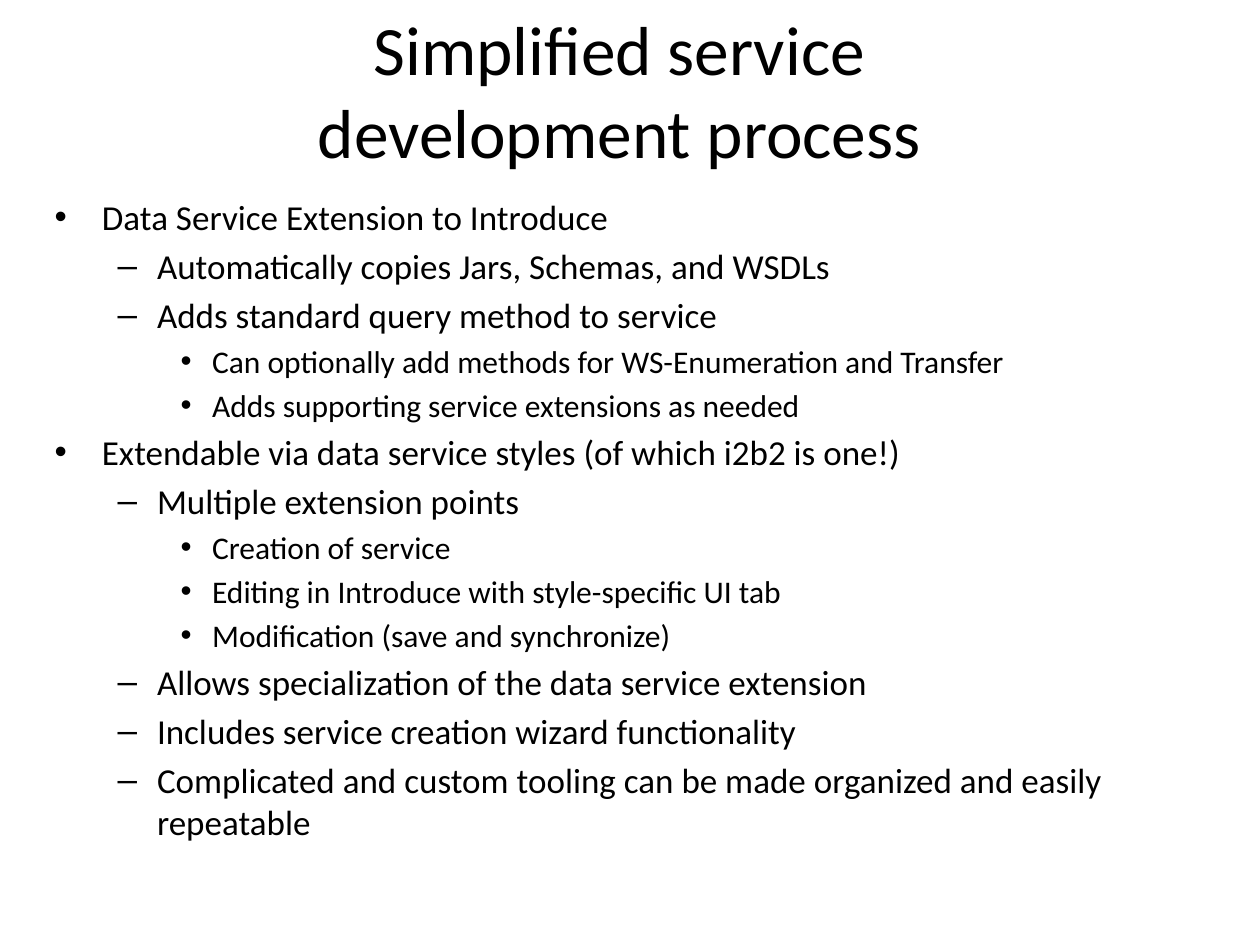
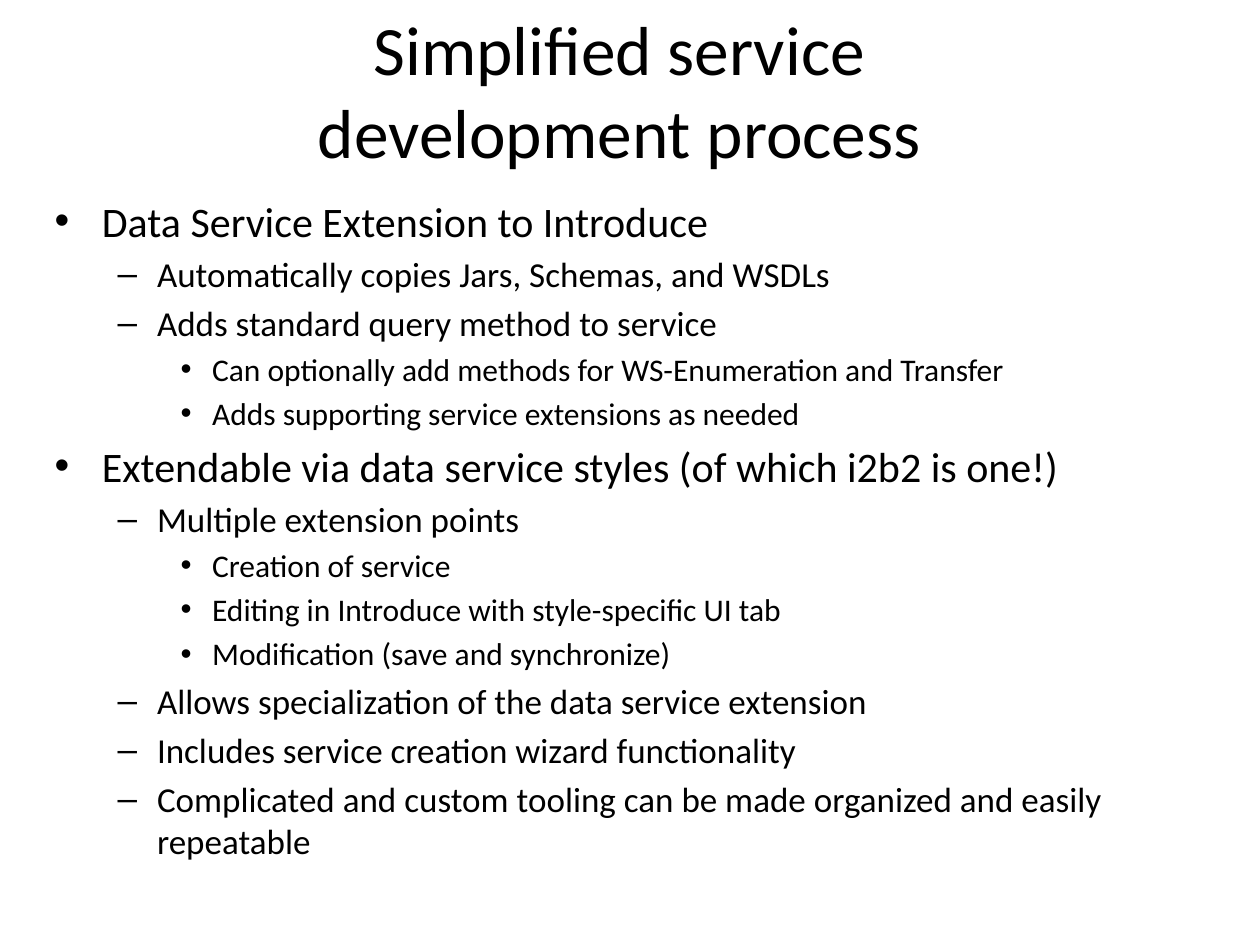
Before and after one commit to NCIP/cagrid-grid-incubation, a slide deck: slide 7 of grid-incubation/incubator/projects/i2b2DataServiceStyle/slides/Beta Demo.pptx. Drawn at 1260x945 pixels with LibreOffice and Linux fonts; fonts in the diff are those of the drawing. Boxes give left, top, right and bottom in pixels: in the first picture for what was removed or moved away, otherwise in the second. Text is boxed around its words. In the diff, an @@ line names an element or a change of style, - is before the commit and + after.

```diff
--- a/grid-incubation/incubator/projects/i2b2DataServiceStyle/slides/Beta Demo.pptx
+++ b/grid-incubation/incubator/projects/i2b2DataServiceStyle/slides/Beta Demo.pptx
@@ text at box(102, 207, 1057, 489): size 20 to 24 pt in "Data Service Extension to Introduce", "Extendable via data service styles (of which ..." @@
```
Also in this commit, not shown: 4 other slides changed, 1 slide added.
